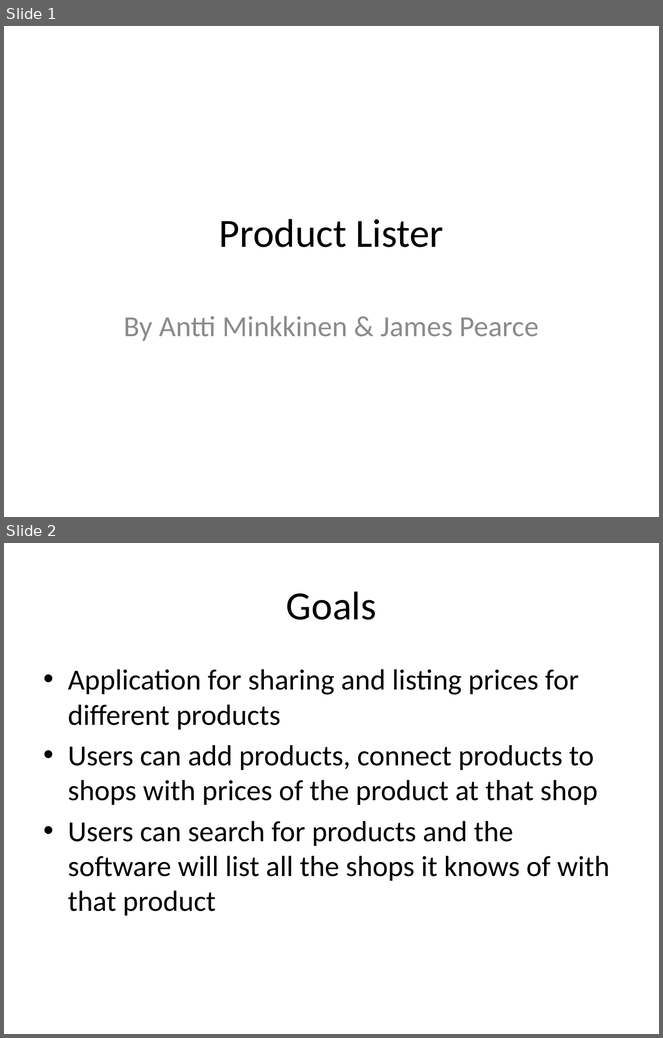
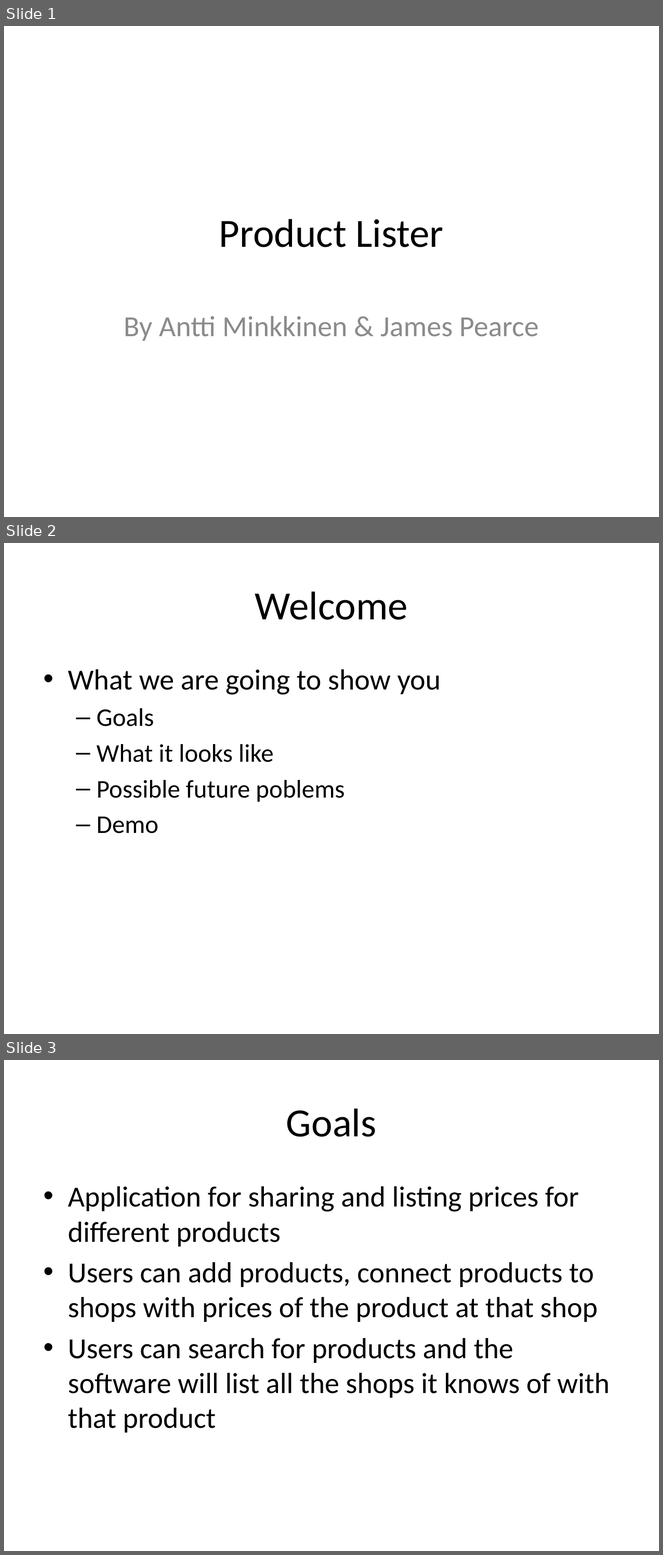
Before and after one commit to Monttinen/Android-ProductLister, a slide deck: doc/Presentation.pptx. Shown one above the other, each under a label of ours: slides 1 and 2 before the commit, slides 1, 2 and 3 after it. The pictures are 663x1038 and 663x1555 pixels, drawn with LibreOffice and Linux fonts; fonts in the diff are those of the drawing. Boxes give left, top, right and bottom in pixels: in the first picture for what was removed or moved away, otherwise in the second. Text is boxed around its words. In the diff, an @@ line names an element or a change of style, - is before the commit and + after.

```diff
--- a/doc/Presentation.pptx
+++ b/doc/Presentation.pptx
@@ slide 2 added at <box>4,543,659,1034</box>, background #FFFFFF @@
@@ title added at <box>255,591,408,620</box>, 44 pt, text #000000 @@
+Welcome
@@ text added at <box>68,669,441,834</box>, 28 pt, text #000000 @@
+• What we are going to show you
+  – Goals
+  – What it looks like
+  – Possible future poblems
+  – Demo
@@ what was slide 2 is now slide 3 @@
```
Also in this commit, not shown: 3 other files.
